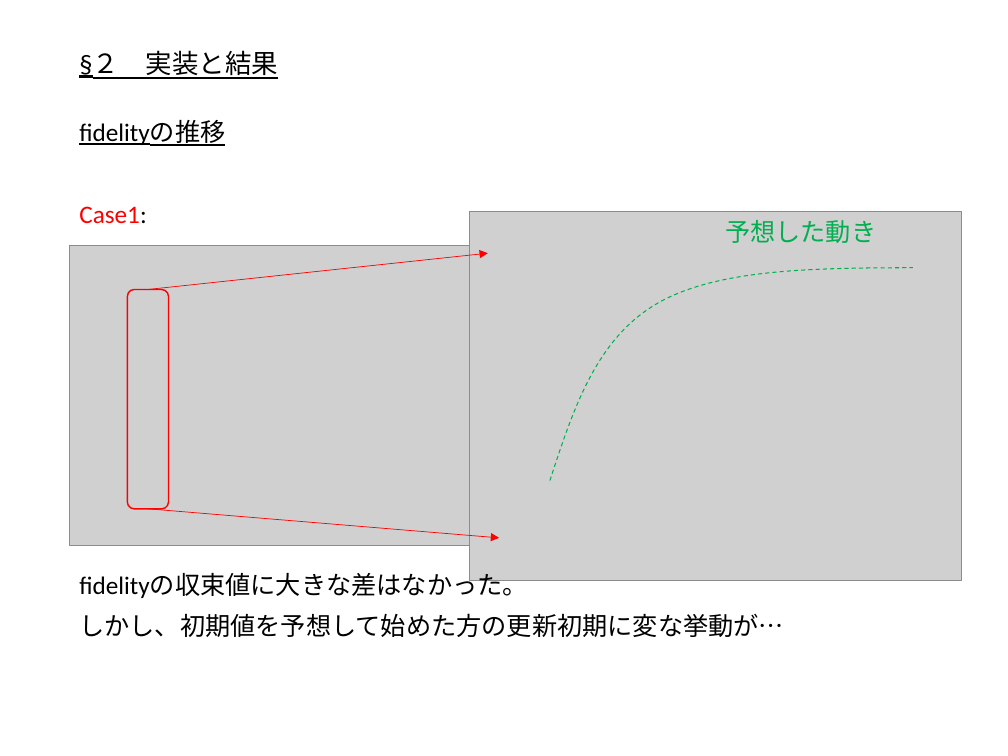
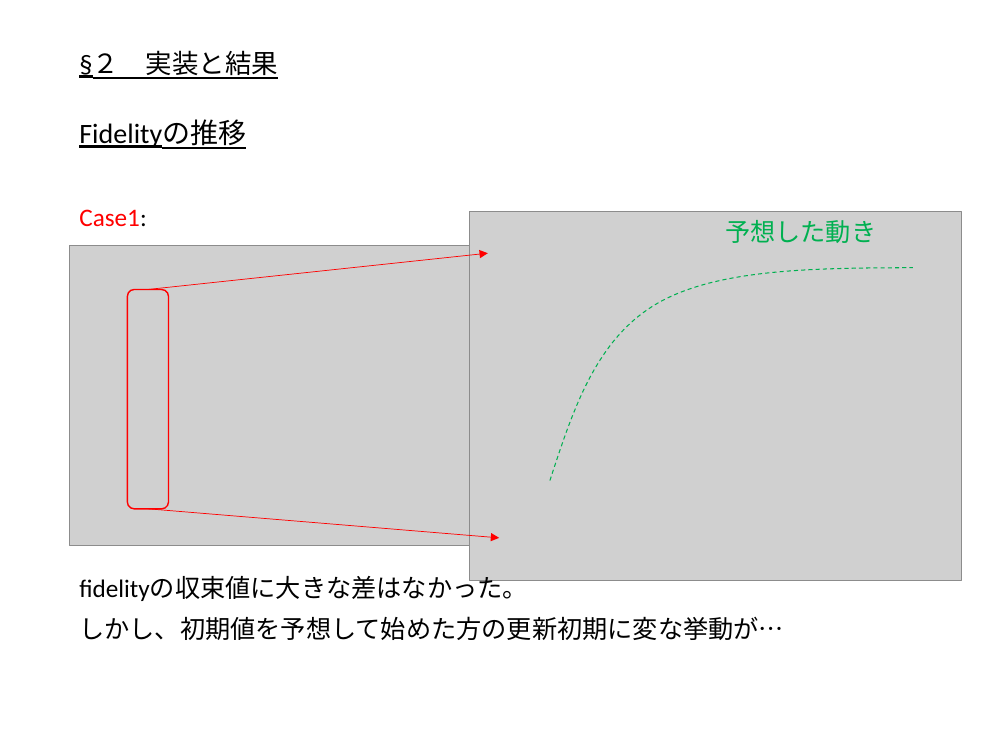
Before and after one commit to outk/graduate_thesis, a slide deck: slide 50 of 量子状態トモグラフィー.pptx (slide 45 before the commit). Drawn at 1008x756 pixels with LibreOffice and Linux fonts; fonts in the diff are those of the drawing; grey boxes stand for pictures. Boxes give left, top, right and bottom in pixels: in the first picture for what was removed or moved away, otherwise in the second. Text is boxed around its words. In the diff, an @@ line names an element or a change of style, - is before the commit and + after.

```diff
--- a/量子状態トモグラフィー.pptx
+++ b/量子状態トモグラフィー.pptx
@@ text at <box>79,120,246,149</box>: text changed; size 18 to 20 pt @@
-fidelityの推移
+Fidelityの推移
```
Also in this commit, not shown: 11 other slides changed, 7 slides added, 2 slides removed.
